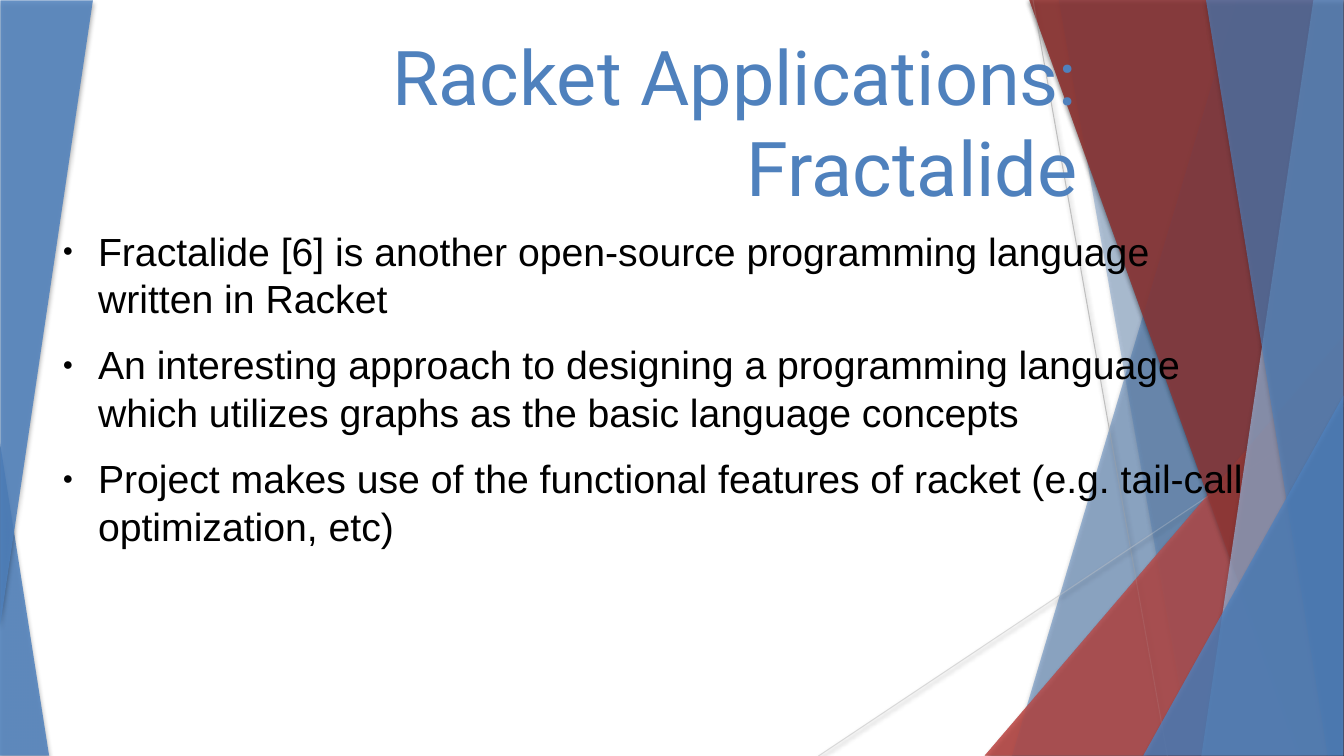
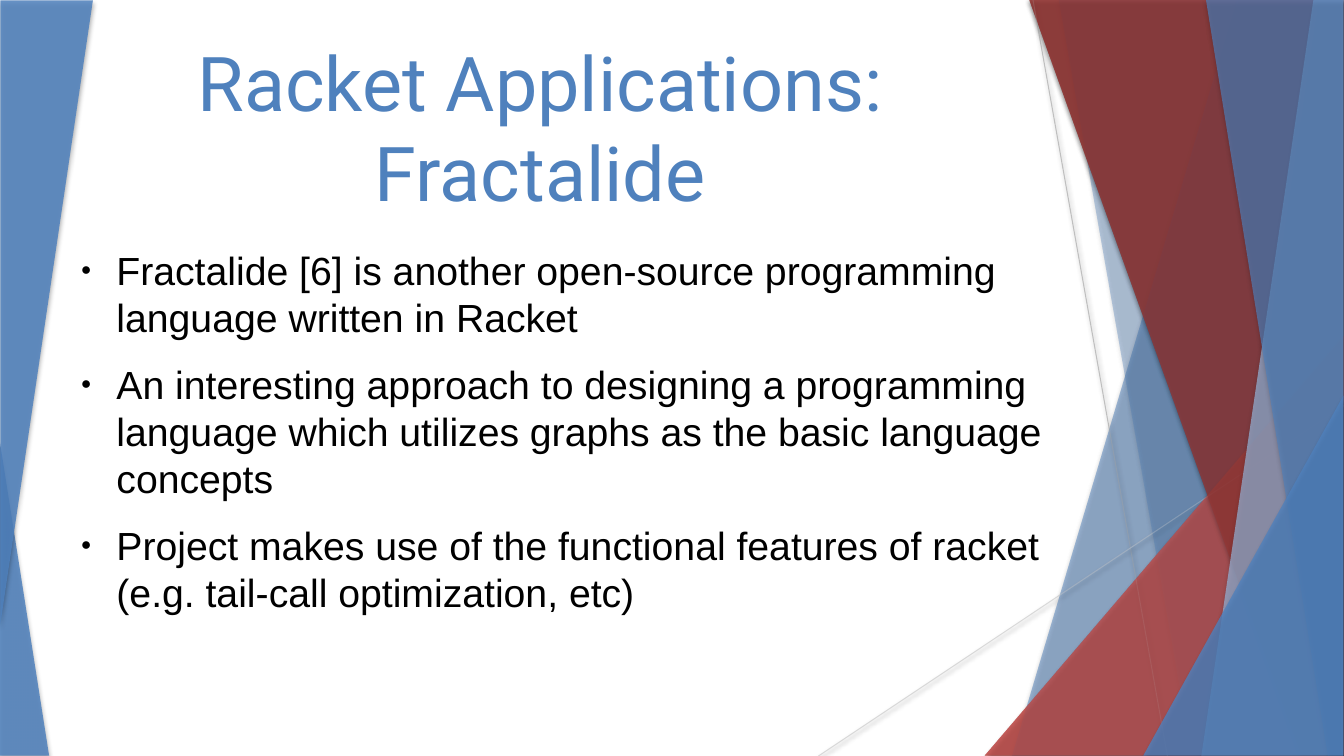
Before and after one commit to stevester94/CSC201_Project, a slide deck: slide 17 of CSC201Sec3Proj3Team4.pptx. Drawn at 1344x756 pixels with LibreOffice and Linux fonts; fonts in the diff are those of the drawing. Boxes give left, top, right and bottom in pixels: in the first picture for what was removed or moved away, otherwise in the second. Text is boxed around its words. In the diff, an @@ line names an element or a change of style, - is before the commit and + after.

```diff
--- a/CSC201Sec3Proj3Team4.pptx
+++ b/CSC201Sec3Proj3Team4.pptx
@@ text "Racket Applications: Fractalide" moved from (x1=392, y1=37, x2=1078, y2=214) to (x1=198, y1=54, x2=883, y2=202) @@
@@ text "Racket Applications: Fractalide" at (x1=198, y1=54, x2=883, y2=202): alignment right to centre @@
@@ text "Fractalide [6] is another open-source ..." rewrapped from (x1=98, y1=235, x2=1243, y2=549) to (x1=116, y1=256, x2=1041, y2=615) @@
```
Also in this commit, not shown: 12 other slides changed.
